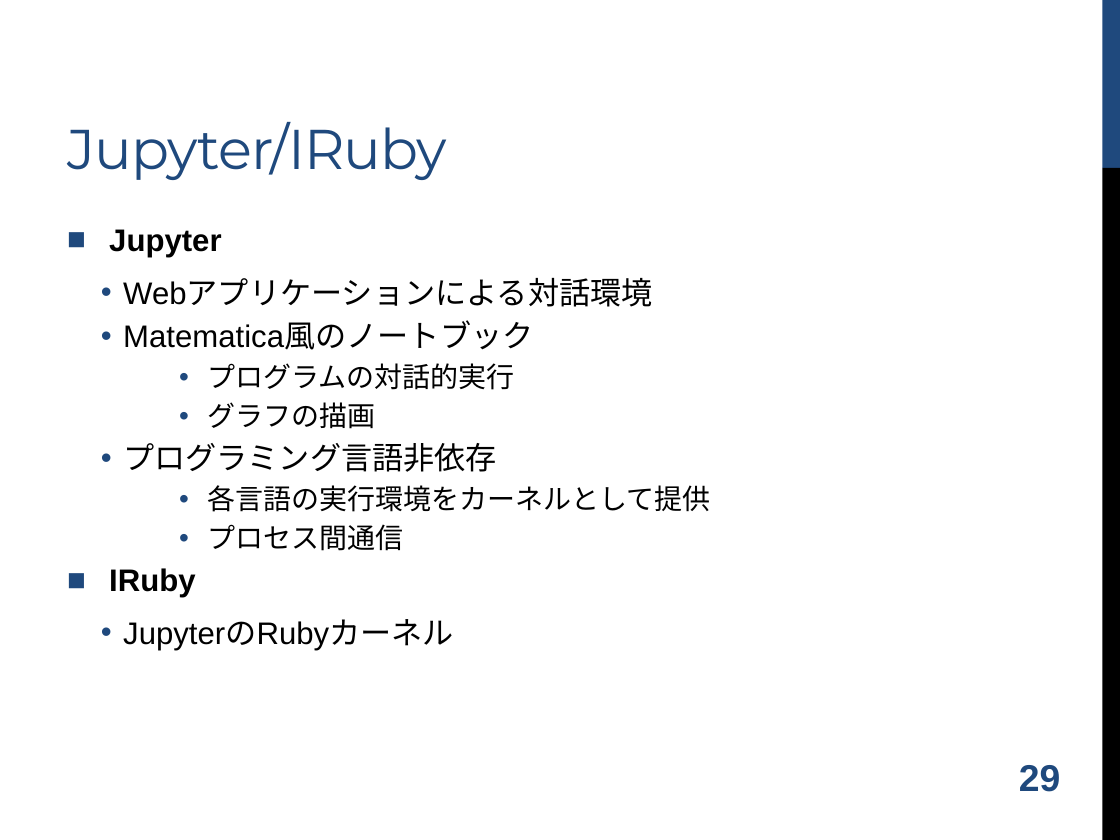
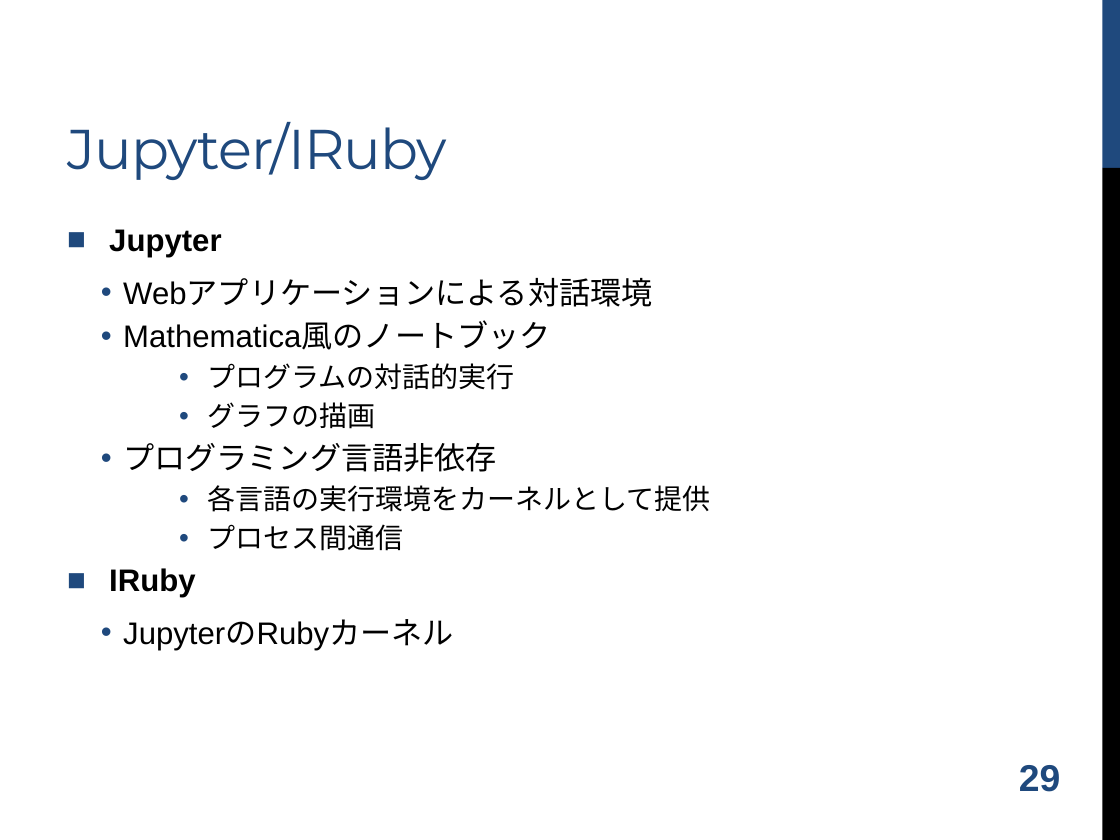
Before and after one commit to shugo/DCW2016, a slide deck: slide 30 of ruby_data_analysis.pptx. Drawn at 1120x840 pixels with LibreOffice and Linux fonts; fonts in the diff are those of the drawing; background and template pictures are left out. Boxes give left, top, right and bottom in pixels: in the first picture for what was removed or moved away, otherwise in the second. Text is boxed around its words. In the diff, an @@ line names an element or a change of style, - is before the commit and + after.

```diff
--- a/ruby_data_analysis.pptx
+++ b/ruby_data_analysis.pptx
@@ text at (123,323,551,350): text changed @@
-  • Matematica風のノートブック
+  • Mathematica風のノートブック
```
Also in this commit, not shown: 1 other file.
